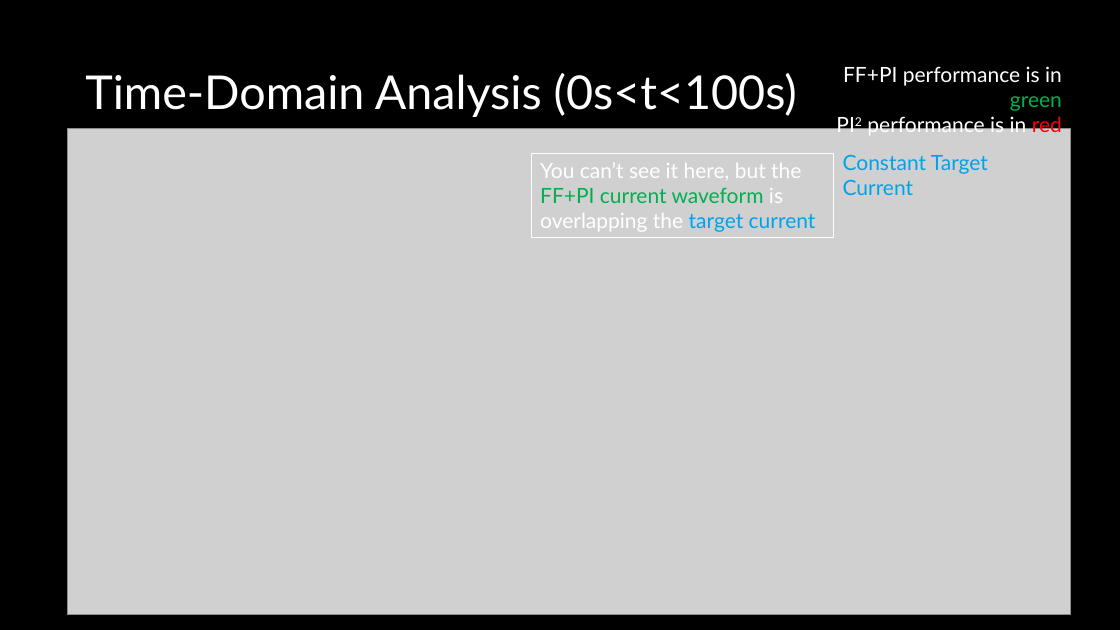
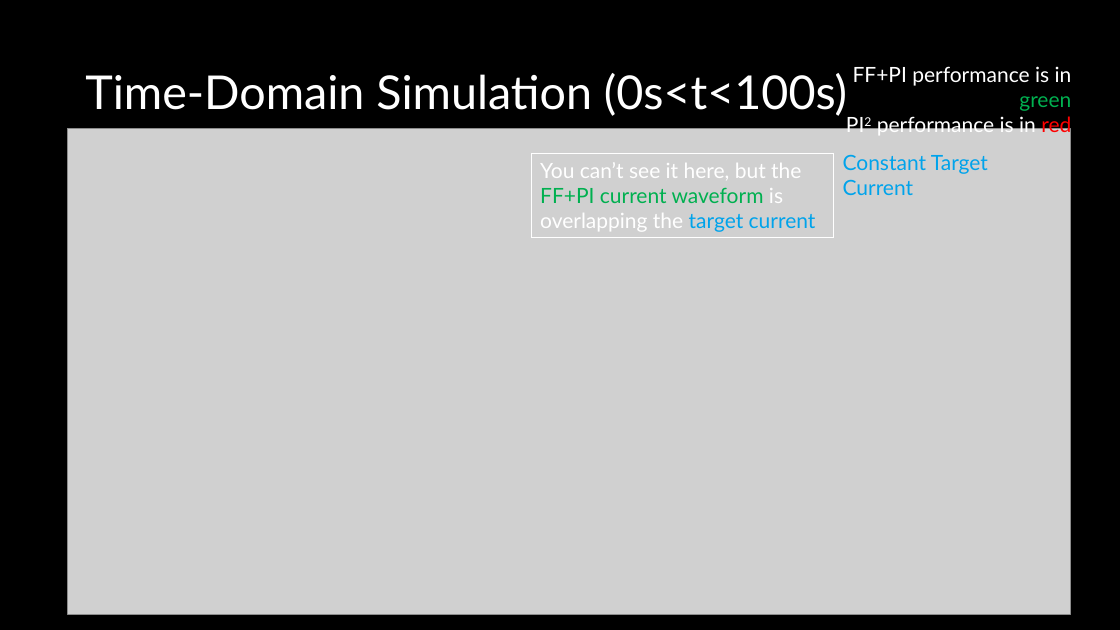
Before and after one commit to ut-ras/rm_electrical-supercap_v2, a slide deck: slide 13 of UT Robomasters – Supercap Power Stage Modeling.pptx (slide 12 before the commit). Drawn at 1120x630 pixels with LibreOffice and Linux fonts; fonts in the diff are those of the drawing; grey boxes stand for pictures. Boxes give left, top, right and bottom in pixels: in the first picture for what was removed or moved away, otherwise in the second. Text is boxed around its words. In the diff, an @@ line names an element or a change of style, - is before the commit and + after.

Commit message:
more slides

```diff
--- a/UT Robomasters – Supercap Power Stage Modeling.pptx
+++ b/UT Robomasters – Supercap Power Stage Modeling.pptx
@@ text "FF+PI performance is in green": place and size @@
-text "FF+PI performance is in green" at [843, 66, 1062, 137]
+text "FF+PI performance is in green" at [853, 66, 1072, 137]
@@ title at [85, 73, 847, 116]: text changed @@
-Time-Domain Analysis (0s<t<100s)
+Time-Domain Simulation (0s<t<100s)
```
Also in this commit, not shown: 4 slides added, 1 other file.
